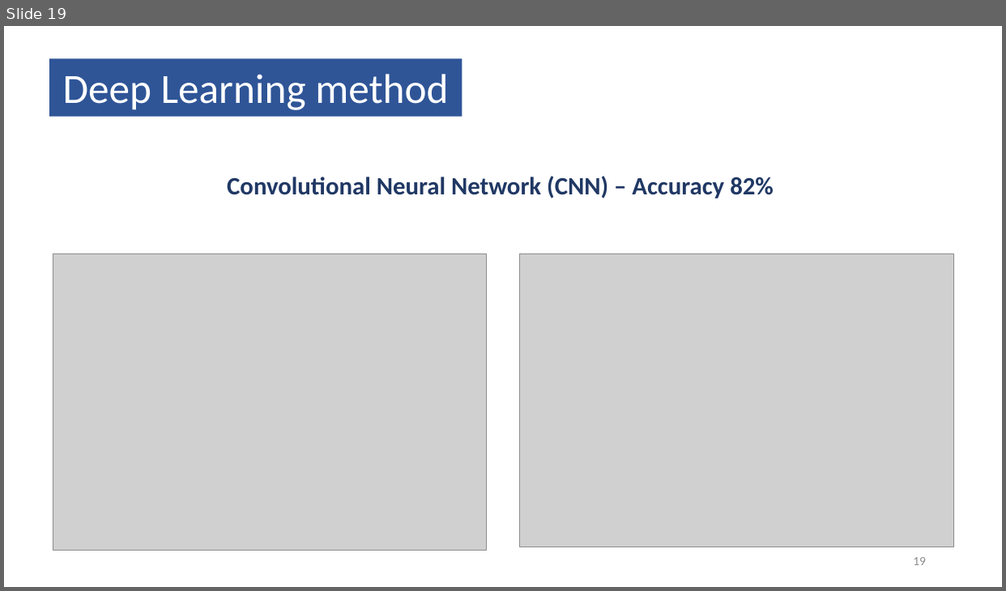
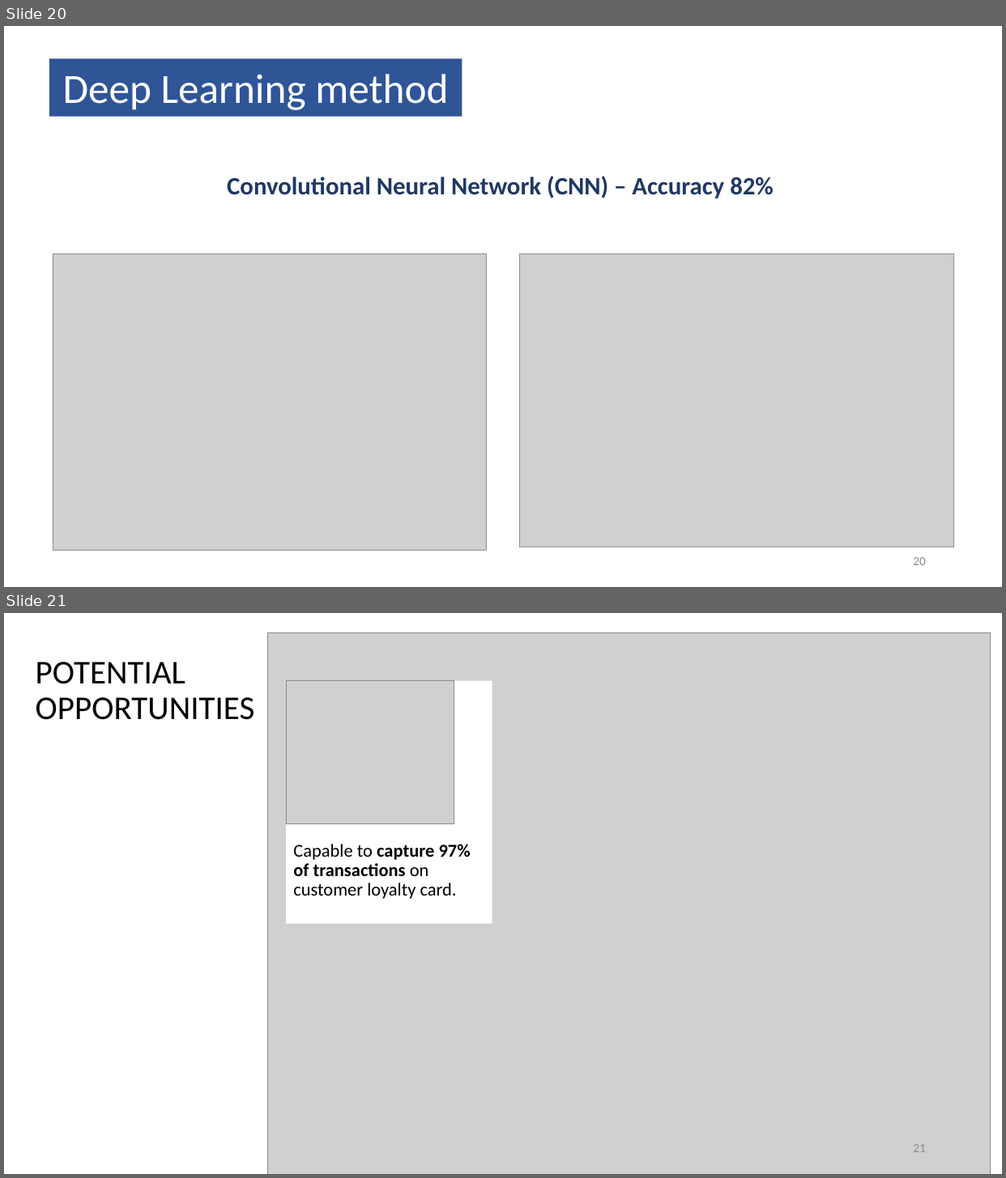
Before and after one commit to vanchautran/capstone, a slide deck: CAPSTONE_Retail_marketing_customers_Prediction/Documentation_Presentation/Presentation_Final.pptx. Shown one above the other, each under a label of ours: slide 19 before the commit, slides 20 and 21 after it. The pictures are 1006x591 and 1006x1178 pixels, drawn with LibreOffice and Linux fonts; fonts in the diff are those of the drawing; grey boxes stand for pictures. Boxes give left, top, right and bottom in pixels: in the first picture for what was removed or moved away, otherwise in the second. Text is boxed around its words. In the diff, an @@ line names an element or a change of style, - is before the commit and + after.

```diff
--- a/CAPSTONE_Retail_marketing_customers_Prediction/Documentation_Presentation/Presentation_Final.pptx
+++ b/CAPSTONE_Retail_marketing_customers_Prediction/Documentation_Presentation/Presentation_Final.pptx
@@ slide 21 added at (4, 613, 1002, 1174), background #FFFFFF @@
@@ picture added at (267, 633, 990, 1174) @@
@@ title added at (36, 662, 255, 720), 32 pt, text #000000 @@
+POTENTIAL
+OPPORTUNITIES
@@ rectangle added at (286, 680, 493, 924), fill #FFFFFF, 17.6 pt, text #000000 @@
+Capable to capture 97% of transactions on customer loyalty card.
@@ picture added at (286, 680, 454, 824) @@
@@ page number added at (913, 1144, 926, 1152), 12 pt, text #8C8C8C @@
+21
@@ what was slide 19 is now slide 20 @@
@@ page number at (913, 557, 926, 565): text changed @@
-19
+20
```
Also in this commit, not shown: 5 slides changed, 1 slide removed, 3 other files.
